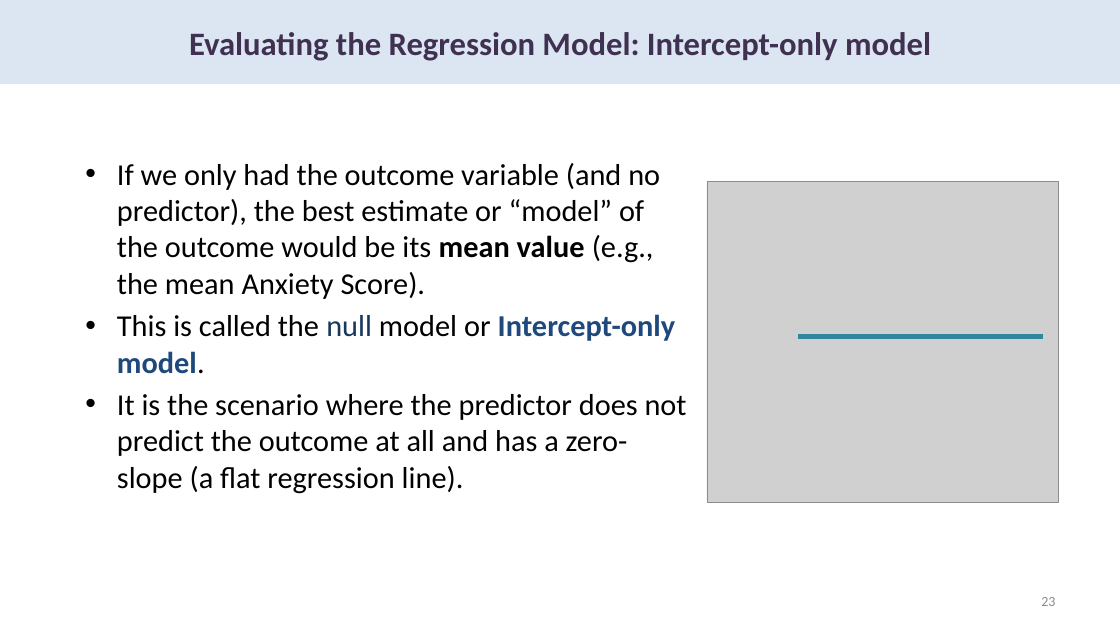
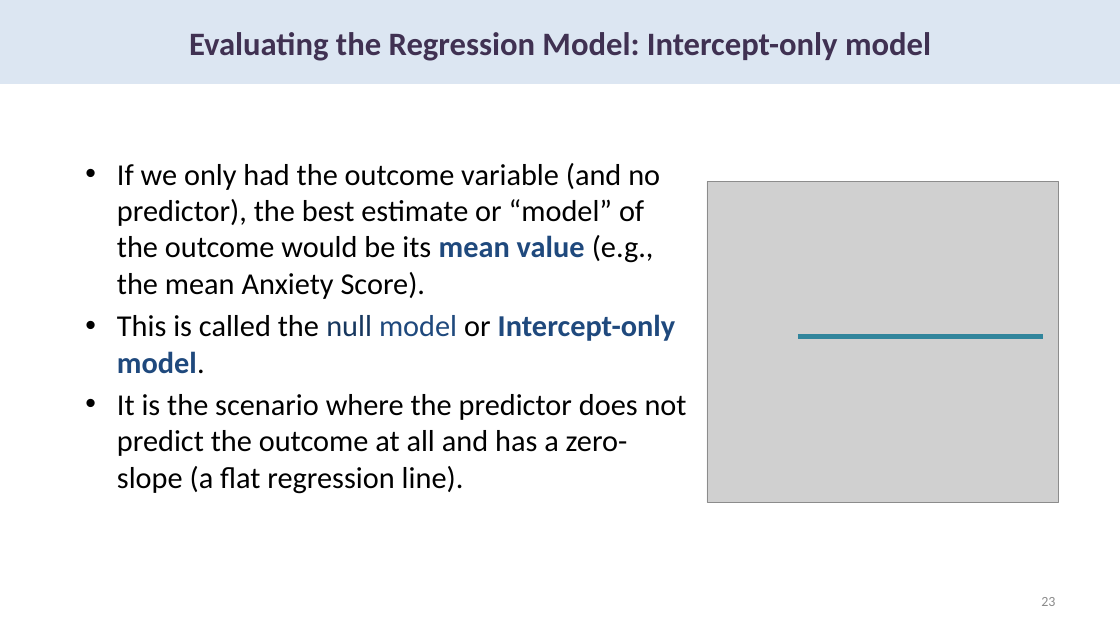
Before and after one commit to chrisjberry/datafluencyCB, a slide deck: slide 23 of docs/slides/PSYC753_L1_SimpleRegression.pptx. Drawn at 1120x630 pixels with LibreOffice and Linux fonts; fonts in the diff are those of the drawing; grey boxes stand for pictures. Boxes give left, top, right and bottom in pixels: in the first picture for what was removed or moved away, otherwise in the second. Text is boxed around its words. In the diff, an @@ line names an element or a change of style, - is before the commit and + after.

```diff
--- a/docs/slides/PSYC753_L1_SimpleRegression.pptx
+++ b/docs/slides/PSYC753_L1_SimpleRegression.pptx
@@ text at (117,163,675,374): text colour #000000 to #1F497D in "mean value", "model" @@
```
Also in this commit, not shown: 8 other slides changed.
